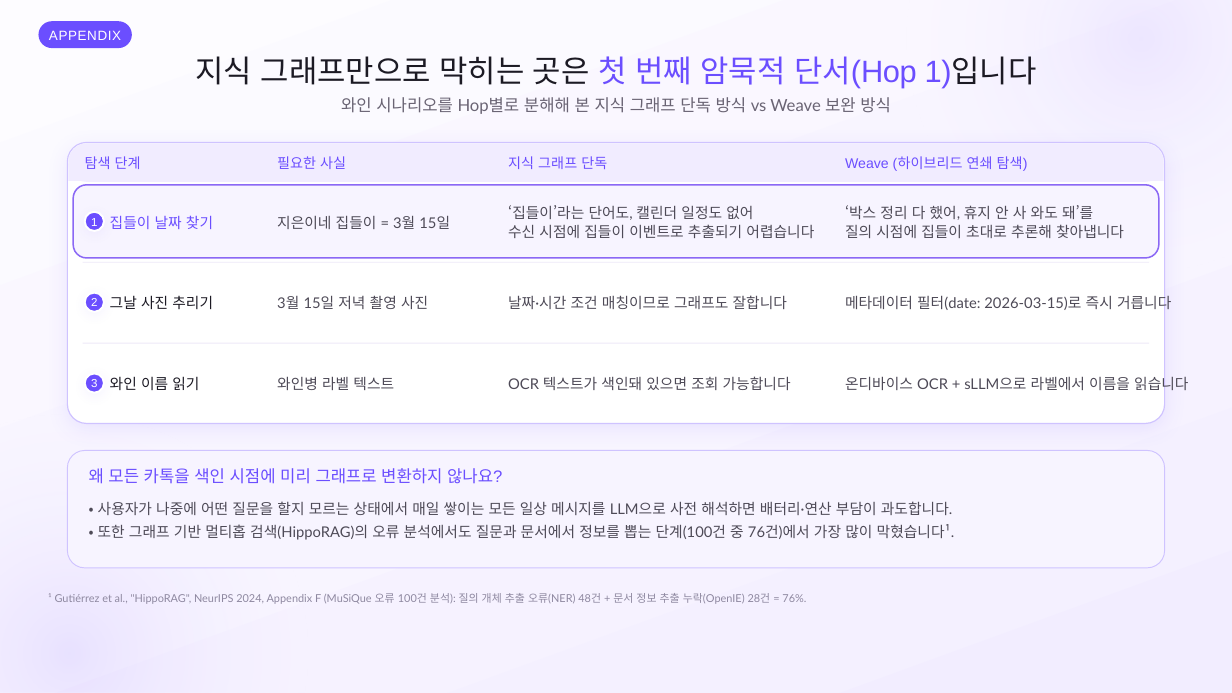
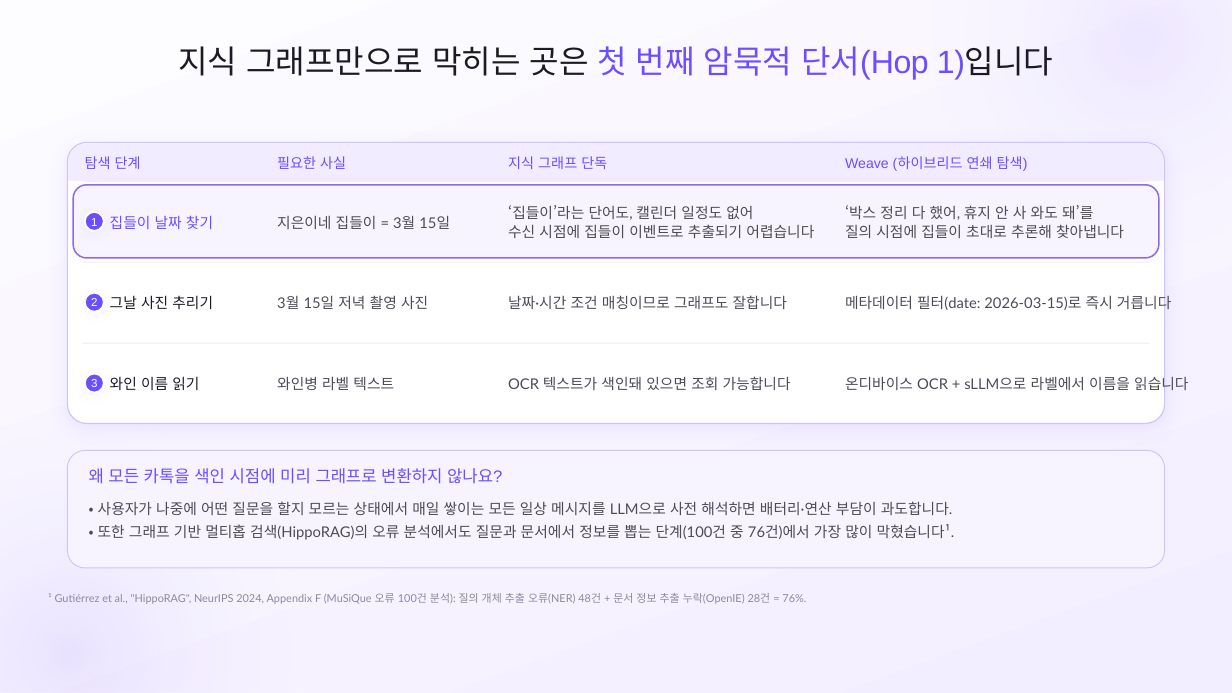
Before and after one commit to SB-Jo/t3, a slide deck: slide 21 of weave/결선준비/09_HowItWorks/HowItWorks_Argon.pptx. Drawn at 1232x693 pixels with LibreOffice and Linux fonts; fonts in the diff are those of the drawing. Boxes give left, top, right and bottom in pixels: in the first picture for what was removed or moved away, otherwise in the second. Text is boxed around its words. In the diff, an @@ line names an element or a change of style, - is before the commit and + after.

```diff
--- a/weave/결선준비/09_HowItWorks/HowItWorks_Argon.pptx
+++ b/weave/결선준비/09_HowItWorks/HowItWorks_Argon.pptx
@@ rounded rectangle removed at [39, 21, 132, 48] @@
-APPENDIX
@@ text "지식 그래프만으로 막히는 곳은 첫 ...": place and size @@
-text "지식 그래프만으로 막히는 곳은 첫 ..." at [195, 56, 1037, 89]
+text "지식 그래프만으로 막히는 곳은 첫 ..." at [179, 46, 1054, 80]
@@ text "지식 그래프만으로 막히는 곳은 첫 ..." at [179, 46, 1054, 80]: size 24 to 25 pt; line spacing 25.6pt to 26.6pt @@
@@ text removed at [341, 97, 891, 114] @@
-와인 시나리오를 Hop별로 분해해 본 지식 그래프 단독 방식 vs Weave 보완 방식
```
Also in this commit, not shown: 25 other slides changed, 9 other files.
